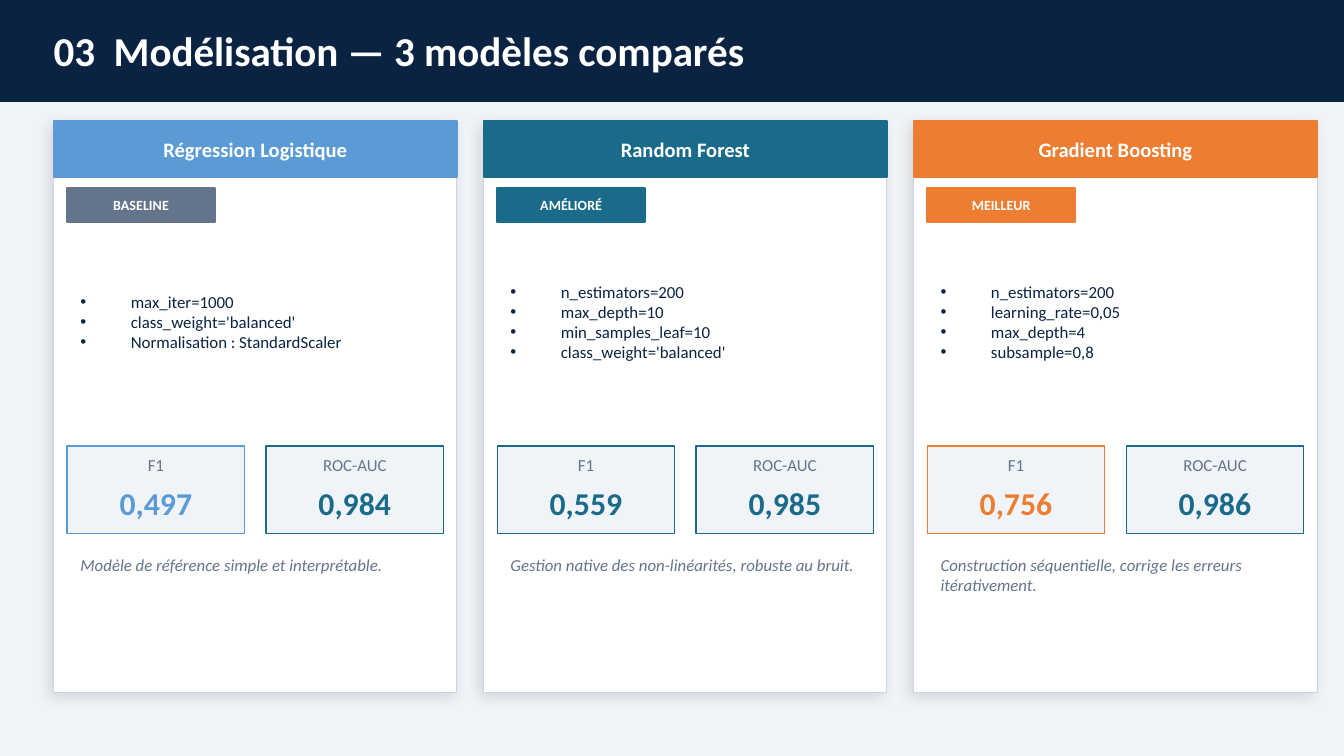
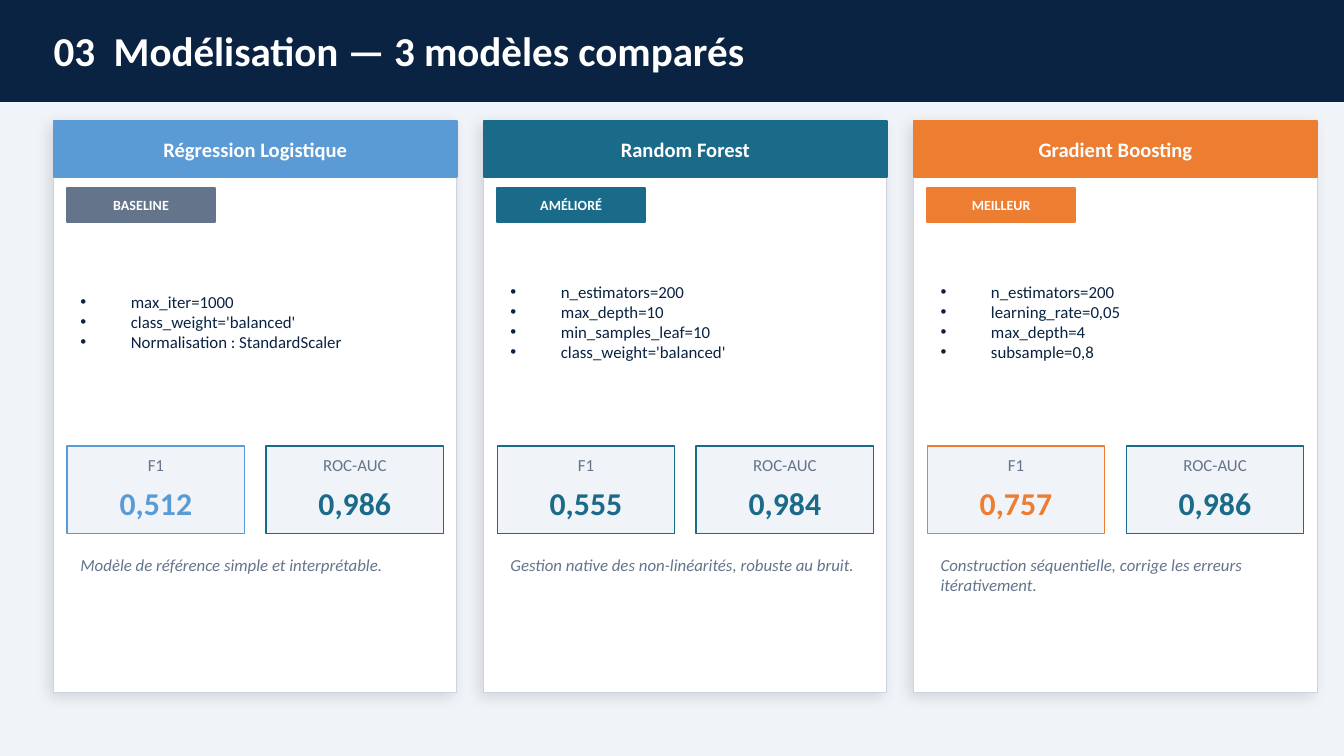
Before and after one commit to AichaFa/2-Projets-Fullstack, a slide deck: slide 7 of 3-Apprentissage automatique/2-défi du taux de conversion/data/Defi_Taux_Conversion.pptx. Drawn at 1344x756 pixels with LibreOffice and Linux fonts; fonts in the diff are those of the drawing. Boxes give left, top, right and bottom in pixels: in the first picture for what was removed or moved away, otherwise in the second. Text is boxed around its words. In the diff, an @@ line names an element or a change of style, - is before the commit and + after.

```diff
--- a/3-Apprentissage automatique/2-défi du taux de conversion/data/Defi_Taux_Conversion.pptx
+++ b/3-Apprentissage automatique/2-défi du taux de conversion/data/Defi_Taux_Conversion.pptx
@@ text at box(120, 494, 193, 519): text changed @@
-0,497
+0,512
@@ text at box(318, 493, 391, 519): text changed @@
-0,984
+0,986
@@ text at box(550, 494, 623, 519): text changed @@
-0,559
+0,555
@@ text at box(749, 493, 822, 519): text changed @@
-0,985
+0,984
@@ text at box(980, 494, 1053, 519): text changed @@
-0,756
+0,757
```
Also in this commit, not shown: 8 other slides changed, 1 slide added, 20 other files.
